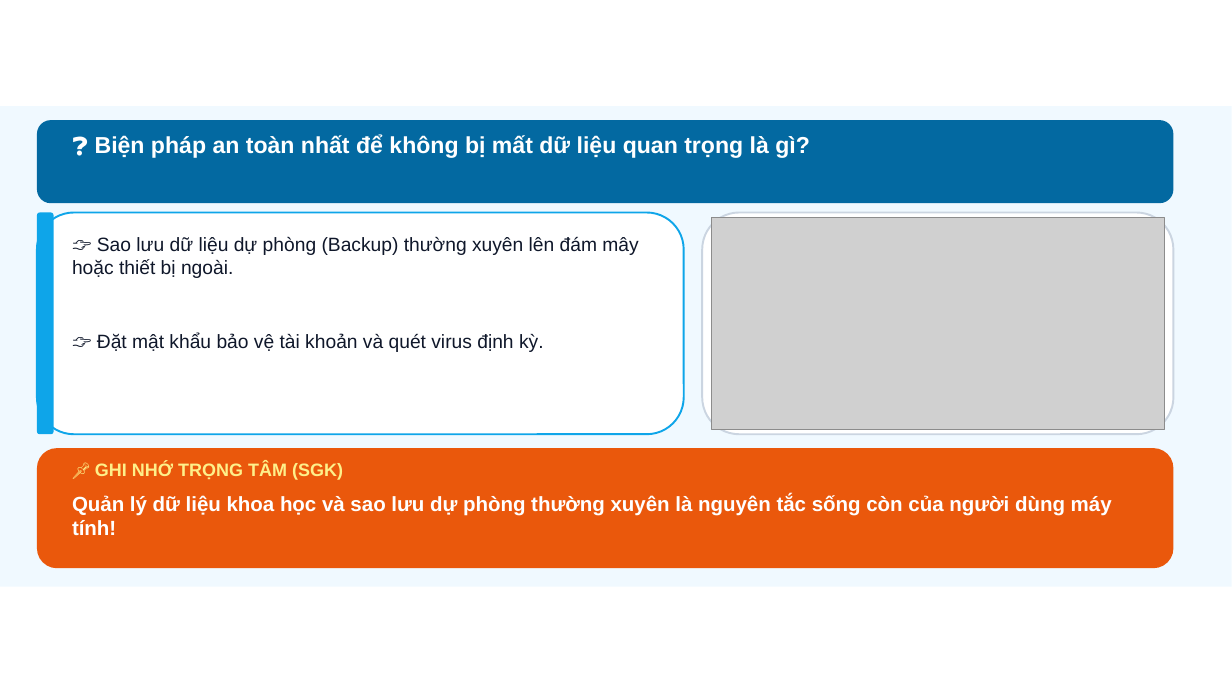
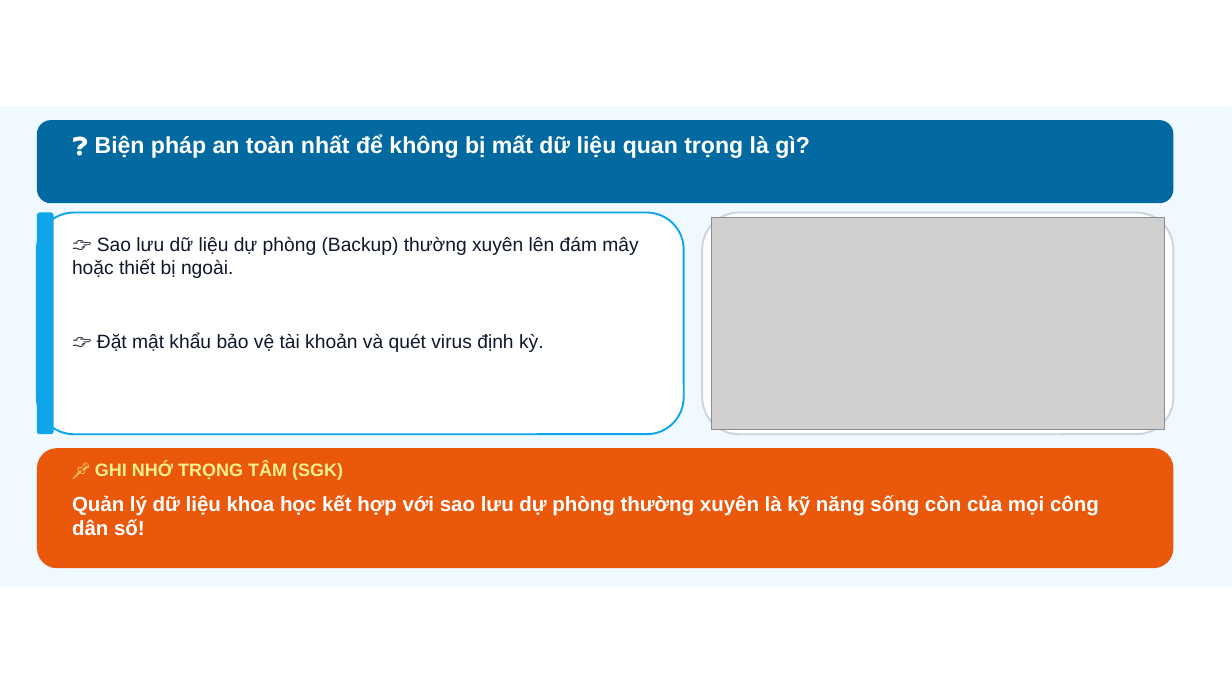
Before and after one commit to dinhnguyenhnue/UNIGO, a slide deck: slide 6 of KHBD_Tin_học/Lớp_7/Tuần_04/Slide_Tin_hoc_Lớp_7_Tiet03_Bai_3_Quan_ly_du_lieu_trong_may_tinh.pptx. Drawn at 1232x693 pixels with LibreOffice and Linux fonts; fonts in the diff are those of the drawing; grey boxes stand for pictures; background and template pictures are left out. Boxes give left, top, right and bottom in pixels: in the first picture for what was removed or moved away, otherwise in the second. Text is boxed around its words. In the diff, an @@ line names an element or a change of style, - is before the commit and + after.

```diff
--- a/KHBD_Tin_học/Lớp_7/Tuần_04/Slide_Tin_hoc_Lớp_7_Tiet03_Bai_3_Quan_ly_du_lieu_trong_may_tinh.pptx
+++ b/KHBD_Tin_học/Lớp_7/Tuần_04/Slide_Tin_hoc_Lớp_7_Tiet03_Bai_3_Quan_ly_du_lieu_trong_may_tinh.pptx
@@ text at <box>72,495,1099,536</box>: text changed @@
-Quản lý dữ liệu khoa học và sao lưu dự phòng thường xuyên là nguyên tắc sống còn của người dùng máy tính!
+Quản lý dữ liệu khoa học kết hợp với sao lưu dự phòng thường xuyên là kỹ năng sống còn của mọi công dân số!
```
Also in this commit, not shown: 4 other slides changed, 2 slides added, 2 slides removed, 13 other files.
